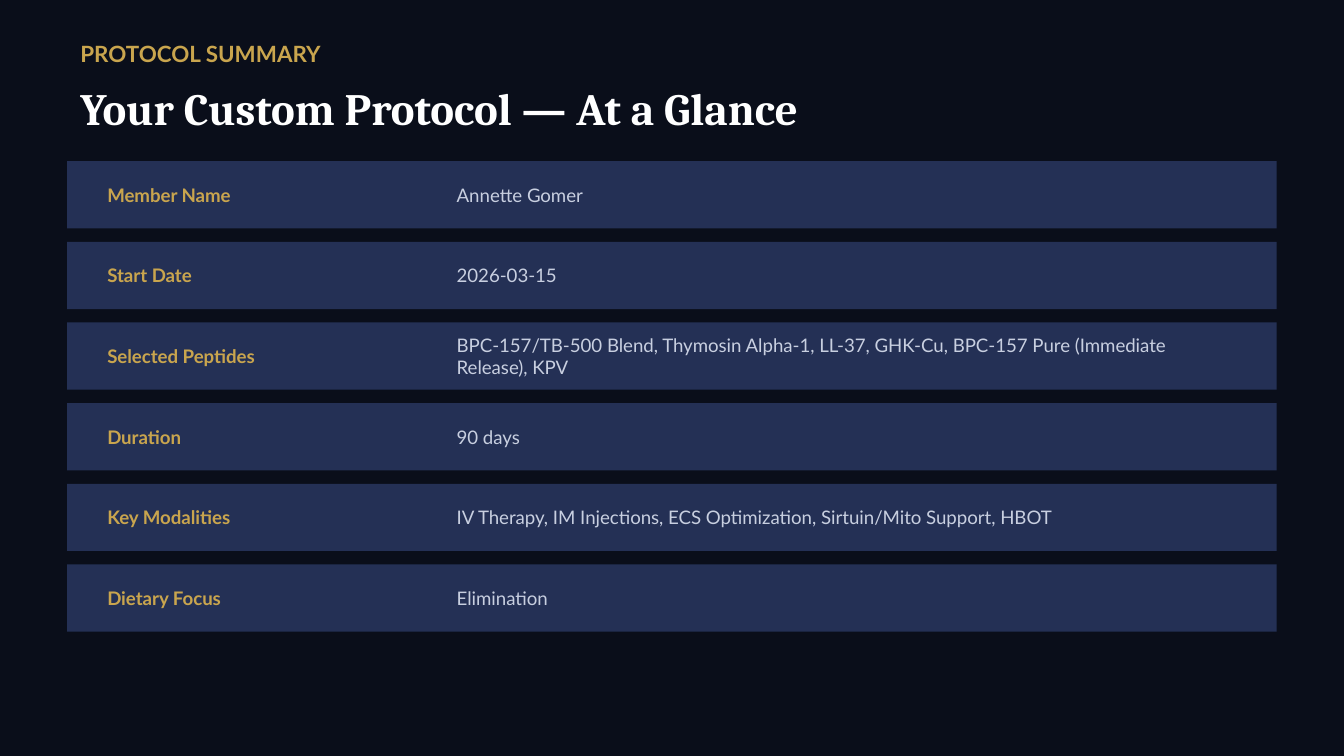
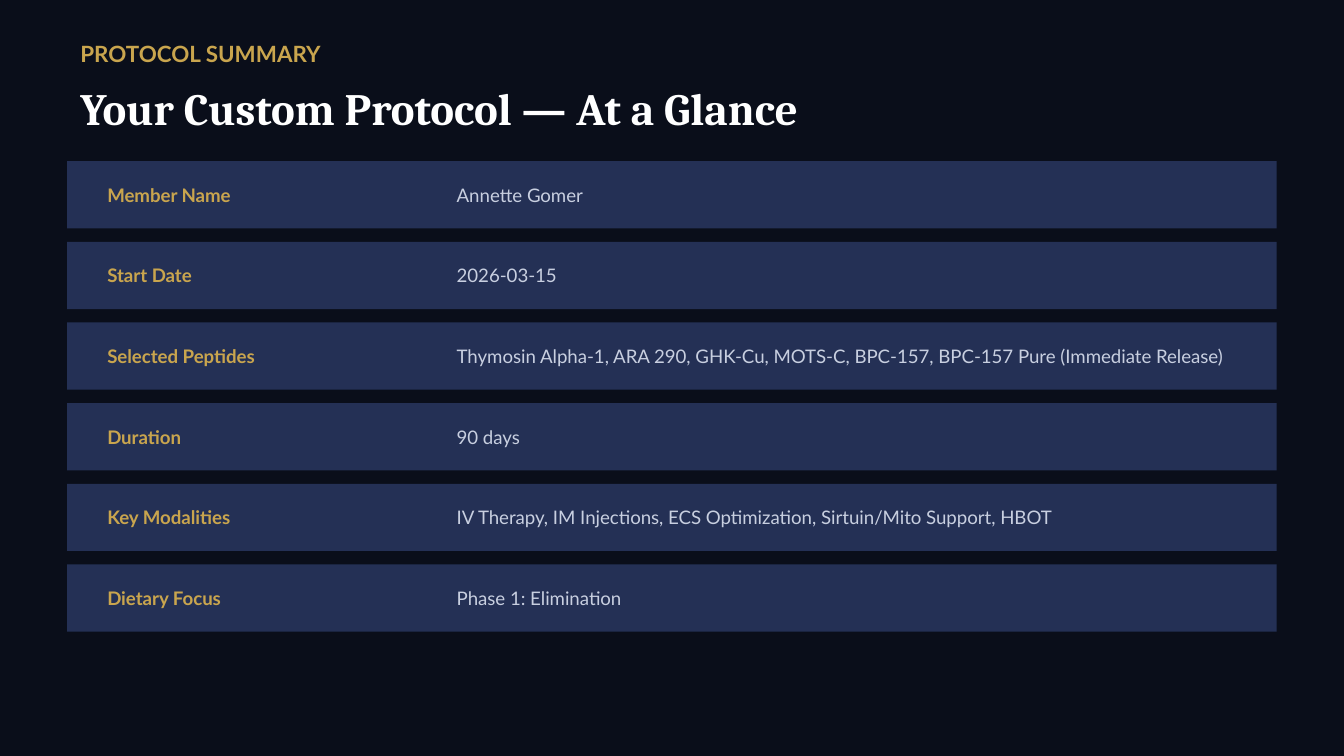
Before and after one commit to bfiveash22/ALLIO-ON-REPLIT, a slide deck: slide 42 of artifacts/api-server/generated-protocols/Annette_Gomer_Protocol_Presentation.pptx (slide 33 before the commit). Drawn at 1344x756 pixels with LibreOffice and Linux fonts; fonts in the diff are those of the drawing. Boxes give left, top, right and bottom in pixels: in the first picture for what was removed or moved away, otherwise in the second. Text is boxed around its words. In the diff, an @@ line names an element or a change of style, - is before the commit and + after.

```diff
--- a/artifacts/api-server/generated-protocols/Annette_Gomer_Protocol_Presentation.pptx
+++ b/artifacts/api-server/generated-protocols/Annette_Gomer_Protocol_Presentation.pptx
@@ text at box(457, 349, 1223, 366): text changed @@
-BPC-157/TB-500 Blend, Thymosin Alpha-1, LL-37, GHK-Cu, BPC-157 Pure (Immediate Release), KPV
+Thymosin Alpha-1, ARA 290, GHK-Cu, MOTS-C, BPC-157, BPC-157 Pure (Immediate Release)
@@ text at box(457, 591, 621, 605): text changed @@
-Elimination
+Phase 1: Elimination
```
Also in this commit, not shown: 11 other slides changed, 10 slides added, 1 slide removed, 11 other files.
